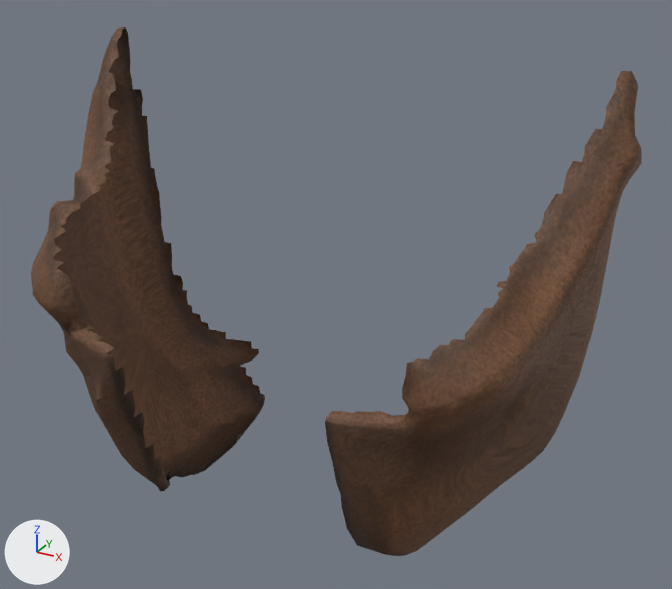
One commit to the glTF model game/assets/models/characters/beards/mutton_chops/mutton_chops.glb: the scene before it, then after it.
Before and after are seen from a 50 mm camera at (0.1206, -0.2352, 1.6834) aimed at (0.008, -0.0304, 1.5811). The lights are fixed; the arrows at lower left show +X, +Y and +Z. The first picture is the older version.

Objects in the first picture: 'mutton_chops'.
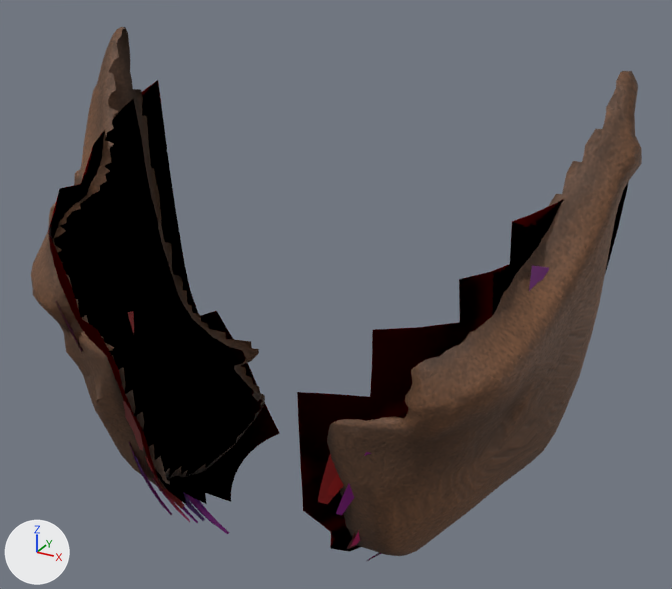
The change, as a list of edits to the scene's bpy script:
```text
Add mat_wm_mutton_chops_cards:
    mat_wm_mutton_chops_cards = bpy.data.materials.new('WM_mutton_chops_cards')
    # nodes: BsdfPrincipled, Math, Mix, OutputMaterial, VertexColor
    # colours: beige #aa9079, mixed with the vertex colours
Add me_mutton_chops_cards:
    me_mutton_chops_cards.from_pydata(...)  # 1026 vertices, 1132 faces; spans x -0.077..0.076, y -0.082..0.007, z 1.506..1.626
    me_mutton_chops_cards.materials.append(mat_wm_mutton_chops_cards)
Add ob_mutton_chops_cards:
    ob_mutton_chops_cards = bpy.data.objects.new('mutton_chops_cards', me_mutton_chops_cards)
    ob_mutton_chops_cards.location = (0.0, 0.0, 0.0)
```

Boxes [x1, y1, x2, y2] around the edits, measured in the pictures (672 x 589 px):
'mutton_chops_cards', added
    after: [48, 80, 628, 561]
